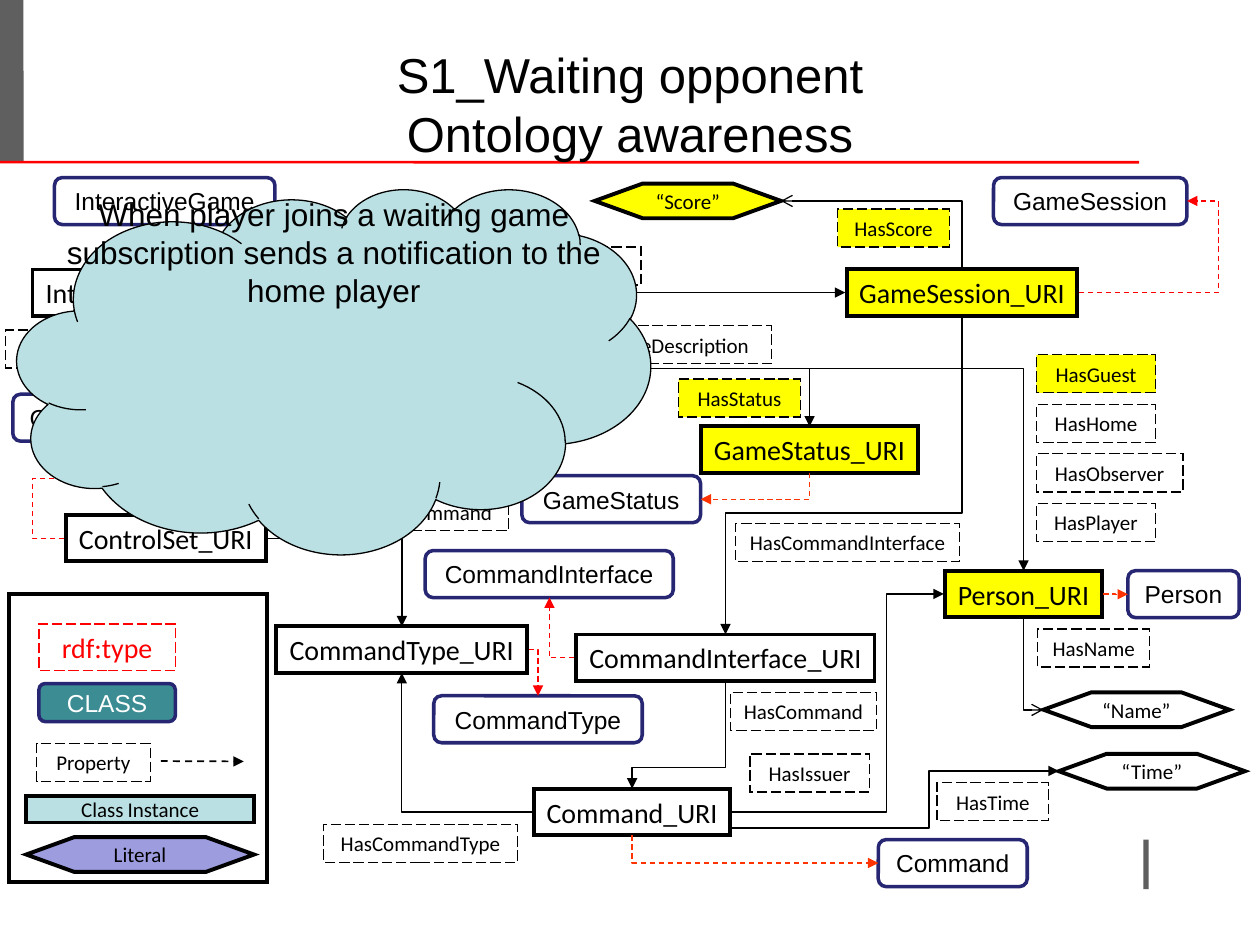
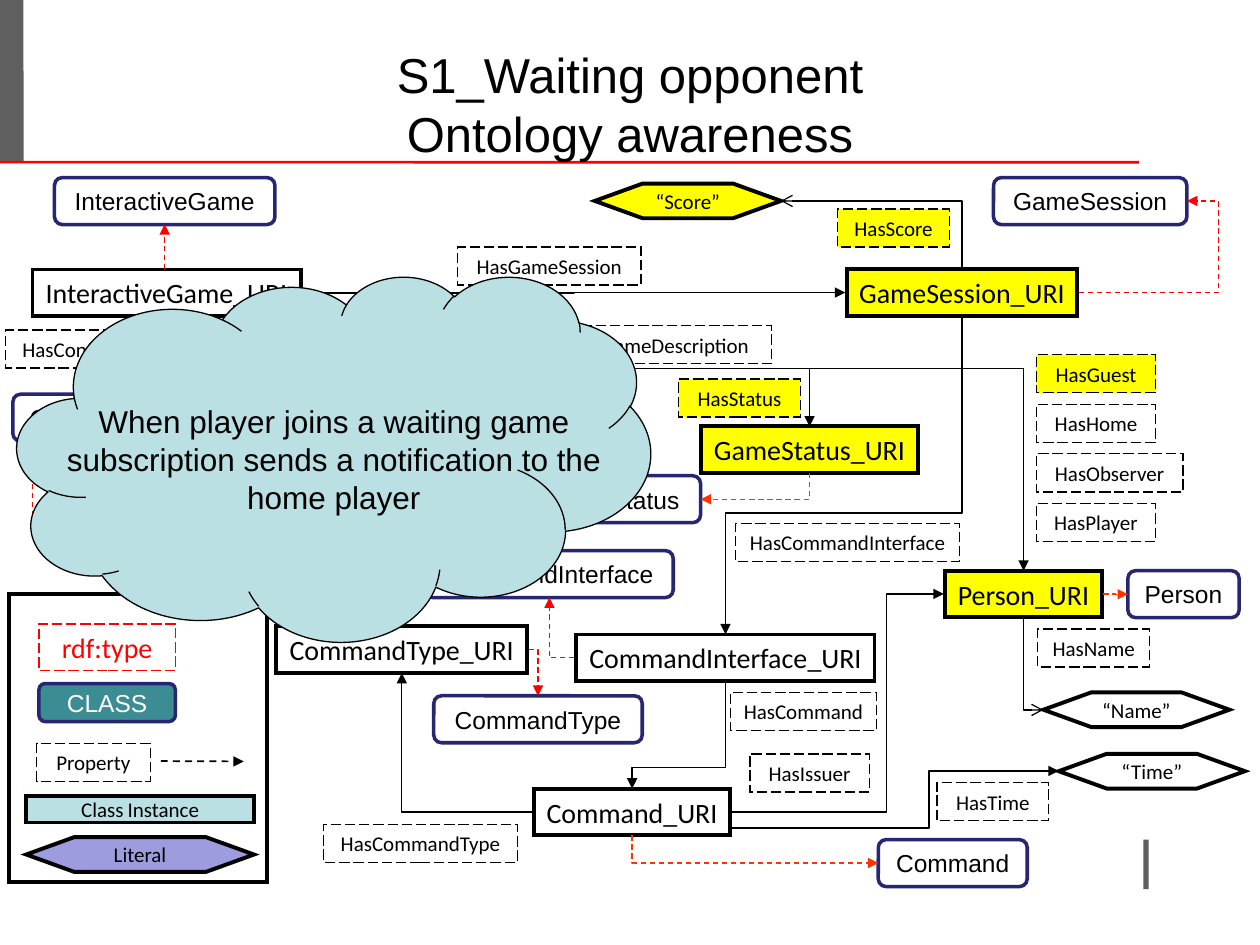
Before and after one commit to LeoIannacone/Rock-Paper-Scissors-Lizard-Spock, a slide deck: slide 18 of doc/ProjectTemplate.ppt. Drawn at 1260x945 pixels with LibreOffice and Linux fonts; fonts in the diff are those of the drawing; background and template pictures are left out. Boxes give left, top, right and bottom in pixels: in the first picture for what was removed or moved away, otherwise in the second. Text is boxed around its words. In the diff, an @@ line names an element or a change of style, - is before the commit and + after.

```diff
--- a/doc/ProjectTemplate.ppt
+++ b/doc/ProjectTemplate.ppt
@@ freeform shape "When player joins a waiting ...": place and size @@
-freeform shape "When player joins a waiting ..." at <box>18,189,651,554</box>
+freeform shape "When player joins a waiting ..." at <box>18,276,651,641</box>
@@ freeform shape "When player joins a waiting ..." at <box>18,276,651,641</box>: vertical alignment top to middle @@
```
Also in this commit, not shown: 12 other slides changed, 8 other files.
